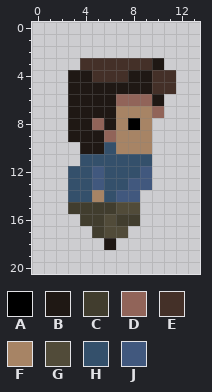
Two states of a pixel-art sprite, sprites/images/spr_player_boomstick_right_0.png. That is the earlier state.
The file is 14x21 pixels. Colours within 5 levels of each other are drawn and written as one.
Palette (. is transparent): A #000000  B #1f1814  C #413d2e  D #916459  E #443028  F #a78465  G #514b39  H #34506b  J #41587e
Pixels before, first column x 3:
 3 .EEEEEEB.
 4 BBEEEBBEE
 5 BBBBBBBEE
 6 BBBBDDDB.
 7 BBBBFFFD.
 8 BBDBFAF..
 9 BBBDFFF..
10 .BBHFFF..
11 .HHHHHH..
12 HHJHHHJ..
13 HHJHHJJ..
14 HHFHJJ...
15 CCCCGG...
16 .CCGCC...
17 ..CGG....
18 ...B.....
Now the later version:
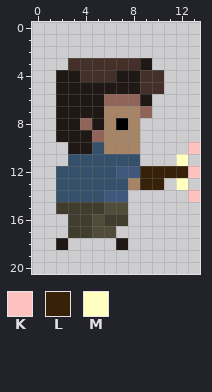
Colours new in this view: K #ffc0c0  L #372109  M #ffffc0
The edit:
Changed rows in their new state; - is an unchanged pixel.
first column x 2:
 3 -E-----B.---
 4 B-E--B-E-.--
 5 B------E-.--
 6 B---D--B.---
 7 B---F--D.---
 8 B-DBFAF.----
 9 B--DF--.----
10 -B-HF--.---K
11 -H-----.--M-
12 H--H-JJLLLLK
13 H--H--FLL-M-
14 H--HJ-.----K
15 C---G-.-----
16 -C-GC-.-----
17 -CCG-.------
18 B---.B------
Pixel boxes of the changes (left, top, right, bottom) in both pictures:
changed: (56, 58, 200, 250)
